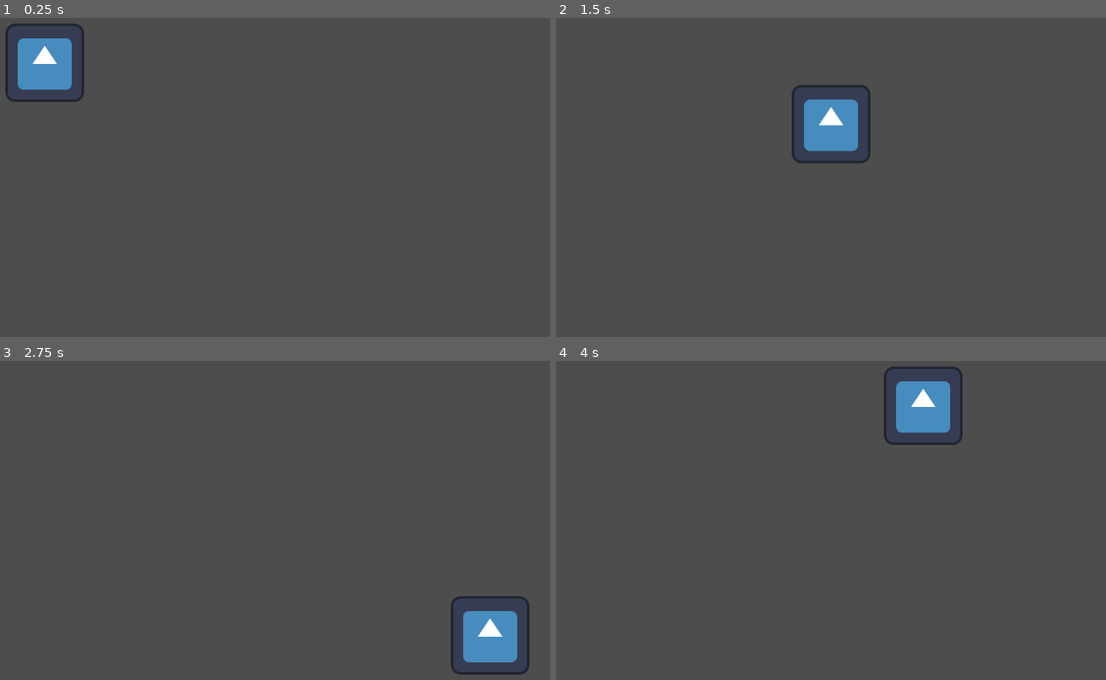
Above: before the commit, frames 1-4 (two rows, left to right).
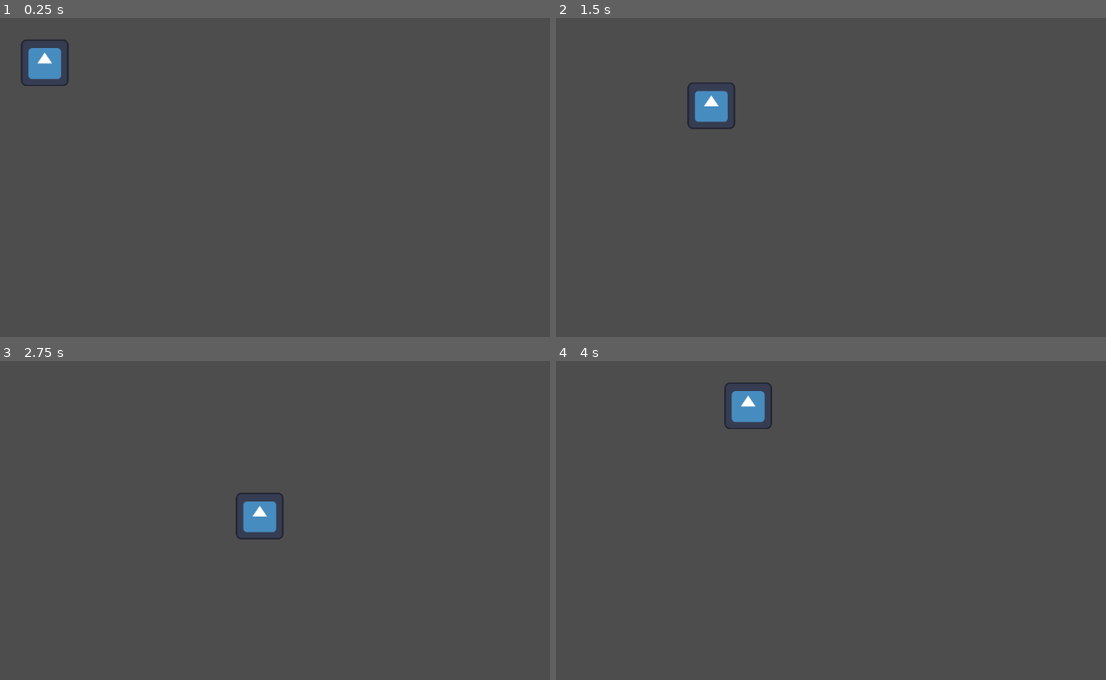
Above: after the commit, the same moments.

Repository: CrisPlays80/DarkWoodRogueLike
Game: Godot game, scene res://Scenes/Player.tscn
The game is run twice, just before and just after one commit, with the same random seed, the same clock (stepped at 60 frames per second) and the same inputs. The project has no main scene, so this scene is started directly. The engine's default icon, where the game draws it, is replaced by a stand-in: a white triangle on a blue panel in a dark square.
Inputs (mouse positions are in pixels of both pictures, inside the frame that each line leads up to):
- Up to frame 1 (0.25 s): no input
- Up to frame 2 (1.5 s): tap Enter at 0.5 s; move the mouse to (930, 177) at 0.52 s; hold D (Derecha) 0.53-1.28 s; tap Shift (Dash, bound only after the commit) at 0.6, 1.35 s; click (930, 177) at 0.67 s; move the mouse to (633, 215) at 1.27 s; hold S (Abajo) from 1.28 s (still down)
- Up to frame 3 (2.75 s): move the mouse to (291, 453) at 2.02 s; release S (Abajo) at 2.03 s; hold D (Derecha) from 2.03 s (still down); tap Shift (Dash, bound only after the commit) at 2.1 s
- Up to frame 4 (4 s): move the mouse to (737, 619) at 2.77 s; release D (Derecha) at 2.78 s; hold W (Arriba) 2.78-3.53 s; tap Shift (Dash, bound only after the commit) at 2.85, 3.6 s; click (737, 619) at 2.92 s; move the mouse to (985, 600) at 3.52 s; hold A (Izquierda) from 3.53 s (still down)

The runs differ from the first frame. In frame 1, 1.5% of the frame differs, in the area x 0-16%, y 1-27%; in frame 2, 2.8%, in the area x 23-58%, y 20-46%; in frame 3, 2.8%; in frame 4, 2.8%.

Commit message:
Implementando el dash

Diff:
--- a/Scenes/Player.tscn
+++ b/Scenes/Player.tscn
@@ -8,7 +8,9 @@
 
 [node name="CharacterBody2D" type="CharacterBody2D"]
 position = Vector2(292, 105)
+scale = Vector2(0.605728, 0.6)
 script = ExtResource("1_epqkk")
+metadata/_edit_group_ = true
 
 [node name="Sprite2D" type="Sprite2D" parent="."]
 texture = ExtResource("2_7yxg3")
--- a/Script/icon.gd
+++ b/Script/icon.gd
@@ -1,7 +1,10 @@
 extends CharacterBody2D
 
-var SPEED = 500
+var SPEED = 200
+var dash_speed = 10
 
 func _physics_process(delta: float) -> void:
 	velocity = Input.get_vector("Izquierda", "Derecha", "Arriba", "Abajo") * SPEED
+	if Input.is_action_just_pressed("Dash"):
+		velocity *= dash_speed
 	move_and_slide()
--- a/project.godot
+++ b/project.godot
@@ -44,3 +44,8 @@
 "events": [Object(InputEventKey,"resource_local_to_scene":false,"resource_name":"","device":-1,"window_id":0,"alt_press …(191 unchanged characters)…
 ]
 }
+Dash={
+"deadzone": 0.5,
+"events": [Object(InputEventKey,"resource_local_to_scene":false,"resource_name":"","device":-1,"window_id":0,"alt_pressed":false,"shift_pressed":false,"ctrl_pressed":false,"meta_pressed":false,"pressed":false,"keycode":0,"physical_keycode":4194325,"key_label":0,"unicode":0,"location":0,"echo":false,"script":null)
+]
+}
